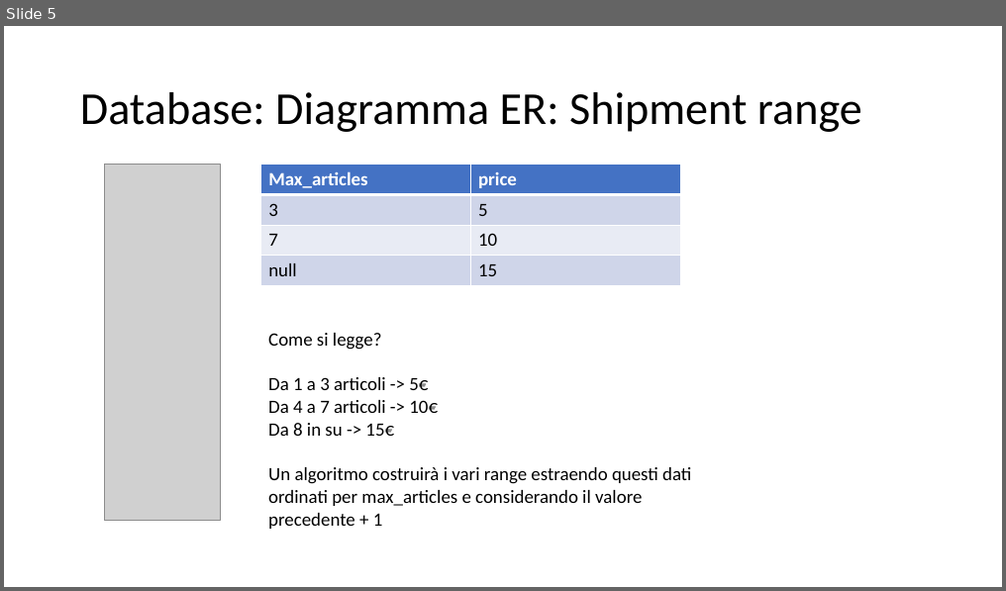
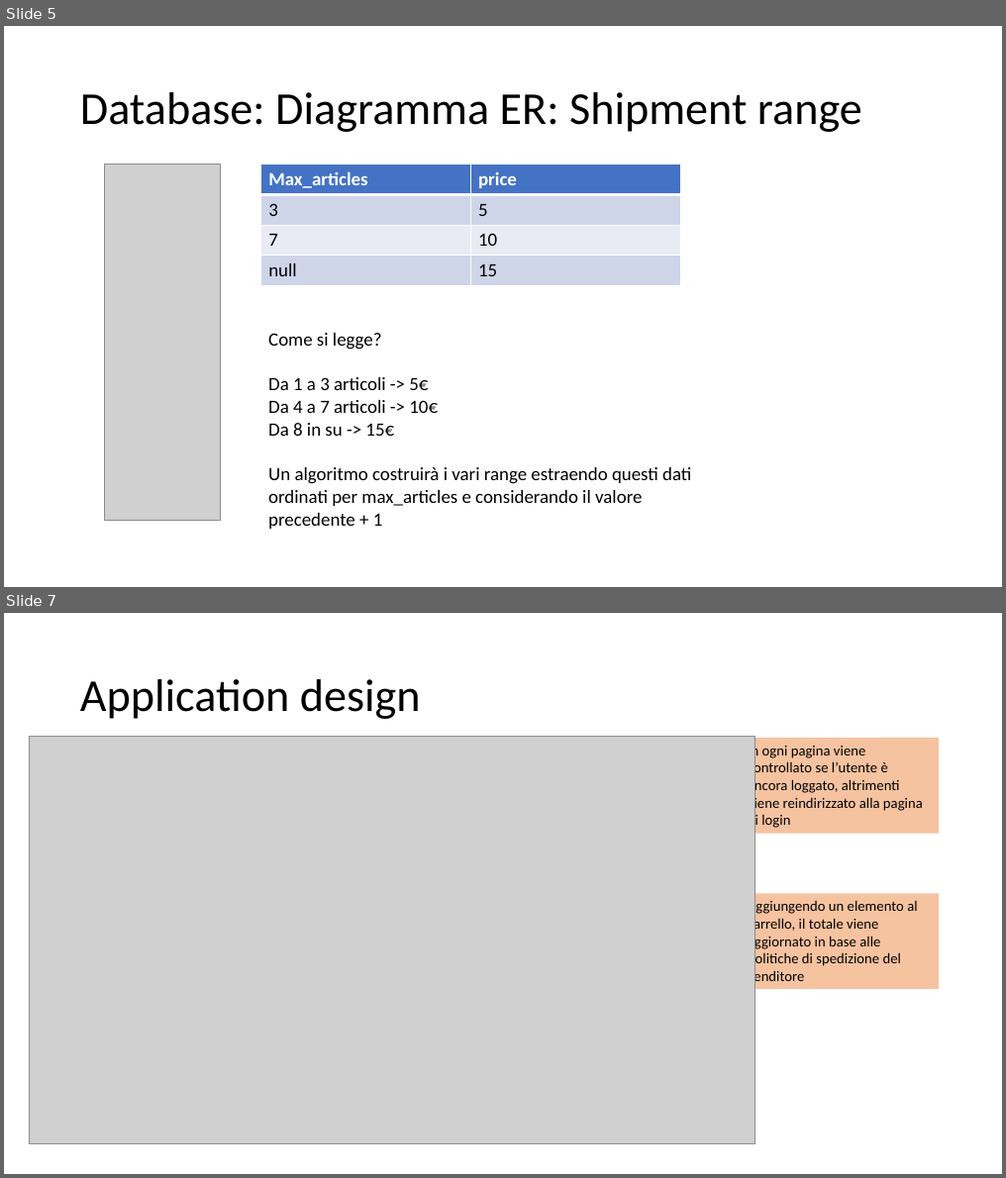
Before and after one commit to MirkoAndena/ECommerce, a slide deck: Documents/ECommerce.pptx. Shown one above the other, each under a label of ours: slide 5 before the commit, slides 5 and 7 after it; the slides between them are not shown. The pictures are 1006x591 and 1006x1178 pixels, drawn with LibreOffice and Linux fonts; fonts in the diff are those of the drawing; grey boxes stand for pictures. Boxes give left, top, right and bottom in pixels: in the first picture for what was removed or moved away, otherwise in the second. Text is boxed around its words. In the diff, an @@ line names an element or a change of style, - is before the commit and + after.

Commit message:
Modifiche alla documentazione

```diff
--- a/Documents/ECommerce.pptx
+++ b/Documents/ECommerce.pptx
@@ slide 7 added at <box>4,613,1002,1174</box>, background #FFFFFF @@
@@ title added at <box>80,679,421,719</box>, 44 pt, text #000000 @@
+Application design
@@ picture added at <box>29,736,754,1145</box> @@
@@ rectangle added at <box>740,738,939,833</box>, fill #ED7D31 at 46% opacity, 14 pt, text #000000 @@
+In ogni pagina viene controllato se l’utente è ancora loggato, altrimenti viene reindirizzato alla pagina di login
@@ rectangle added at <box>740,894,939,989</box>, fill #ED7D31 at 46% opacity, 14 pt, text #000000 @@
+Aggiungendo un elemento al carrello, il totale viene aggiornato in base alle politiche di spedizione del venditore
```
Also in this commit, not shown: 1 slide changed, 5 other slides added, 4 other files.
